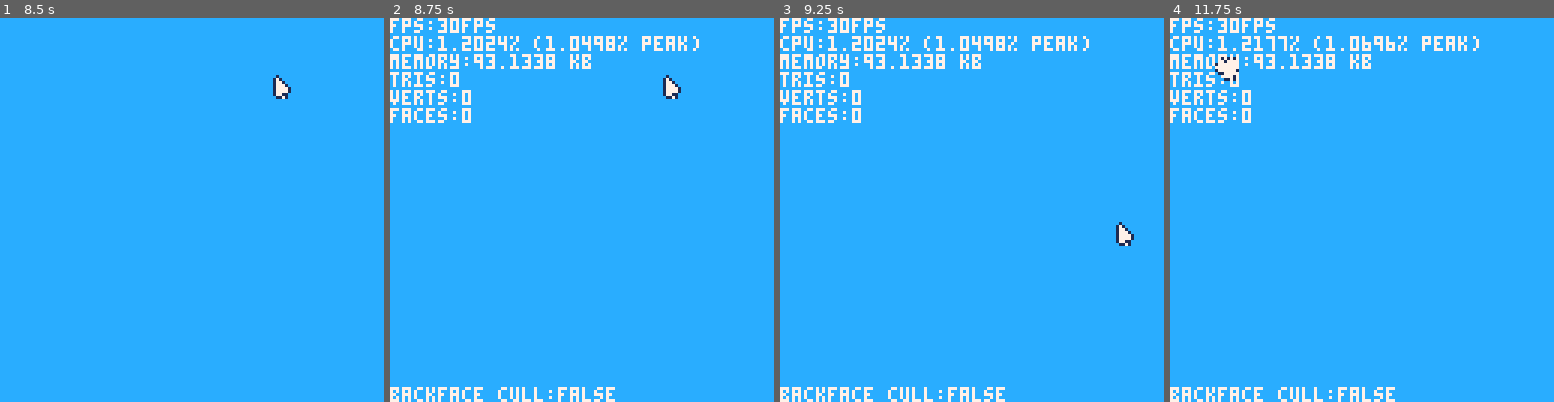
Above: before the commit, frames 1-4 (left to right).
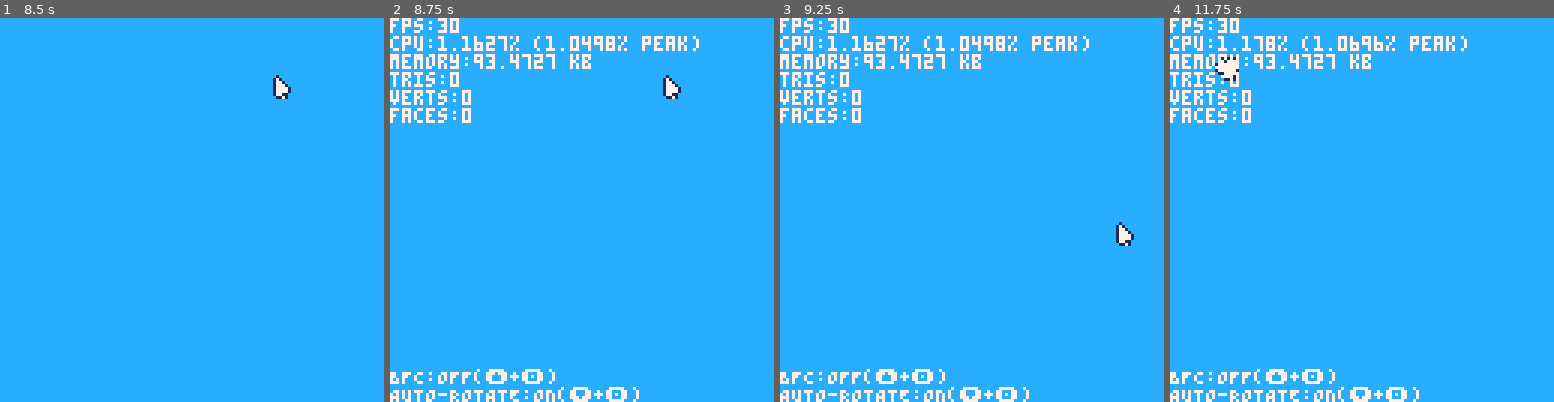
Above: after the commit, the same moments.

Repository: Woj-Rak/PICO-8-RENDERER
Game: PICO-8 cartridge renderer.p8
Two runs of this game, one before a commit and one after it. Both use one fixed random seed, a clock stepped at 60 frames per second and the inputs below.
Inputs (mouse positions are in pixels of both pictures, inside the frame that each line leads up to):
- Up to frame 1 (8.5 s): tap X (X key) at 0.33, 1.07, 1.85, 2.97, 4.08, 5.2, 6.32, 7.43 s; click (280, 121) at 0.67 s; tap O (Z key) at 0.7, 1.7, 2.1, 2.5, 2.9, 3.3, 3.7, 4.1, 4.5, 4.9, 5.3, 5.7, 6.1, 6.5, 6.9, 7.3, 7.7, 8.1 s; click (46, 267) at 1.22 s; hold Right 1.6-2.1 s; click (107, 114) at 1.77 s; hold Up 2.15-2.42 s; click (172, 259) at 2.32 s; hold Right 2.47-3.03 s; click (234, 106) at 2.87 s; hold Left 3.08-3.58 s; click (295, 256) at 3.42 s; hold Down 3.63-3.97 s; click (61, 102) at 3.97 s; hold Right 4.02-4.68 s; click (122, 248) at 4.52 s; hold Up 4.73-5.03 s; click (184, 94) at 5.07 s; hold Left 5.08-5.68 s; click (249, 244) at 5.62 s; hold Down 5.73-6.03 s; hold Right 6.08-6.58 s; click (311, 90) at 6.17 s; hold Right 6.63-7.13 s; click (76, 236) at 6.72 s; hold Up 7.18-7.45 s; click (138, 83) at 7.27 s; hold Right 7.5-8.07 s; click (199, 229) at 7.82 s; hold Left from 8.12 s (still down); click (264, 79) at 8.37 s
- Up to frame 2 (8.75 s): tap O (Z key) at 8.5 s; tap X (X key) at 8.55 s; release Left at 8.62 s; hold Down from 8.67 s (still down)
- Up to frame 3 (9.25 s): tap O (Z key) at 8.9 s; click (1106, 225) at 8.92 s; release Down at 9 s; hold Right from 9.05 s (still down)
- Up to frame 4 (11.75 s): tap O (Z key) every 0.4 s from 9.3 to 11.7 s; click (1258, 71) at 9.47 s; tap X (X key) at 9.67, 10.78 s; release Right at 9.72 s; hold Up 9.77-10.07 s; click (1323, 217) at 10.02 s; hold Left 10.12-10.72 s; click (1385, 64) at 10.57 s; hold Down 10.77-11.07 s; click (1450, 213) at 11.12 s; hold Right 11.12-11.62 s; click (1212, 60) at 11.67 s

Frame 1 is identical in both runs. In frame 2, 2.1% of the frame differs, in the area x 0-65%, y 0-100%; in frame 3, 2.1%; in frame 4, 2.8%, in the area x 0-81%, y 0-100%.

Commit message:
everyhting

Diff:
--- a/mesh.lua
+++ b/mesh.lua
@@ -103,13 +103,14 @@
         -- ignores texture and normal data right now
         if (line_type=="f") then
             local new_face = {}
-            cur_face = split(file_contents[i], " ")
+            local cur_face = split(file_contents[i], " ")
 
             for i=2,4 do
-                cur_point = split(cur_face[i], "/")
+                local cur_point = split(cur_face[i], "/")
                 add(new_face, cur_point[1])
             end
 
+            --printh(dump(new_face))
             add(new_mesh.faces, {a = new_face[1], b = new_face[2], c = new_face[3]})
         end
     end
--- a/renderer.p8
+++ b/renderer.p8
@@ -13,7 +13,9 @@
 #include matrix.lua
 
 -- TODO:
--- make it a one mesh at a time thing
+-- controls display when holding the "x" button
+    -- do it with an outlined font
+-- display name of the mesh?
 -- generate cool bg's if performance permits
 -- some sort of a lighting implementation
 -- look into filled triangle performance (it's extremely bad right now with the cube mesh)
--- a/utils.lua
+++ b/utils.lua
@@ -16,7 +16,7 @@
 
 function print_sys_info()
    if ((stat(1)*100) > peak_cpu_useage) peak_cpu_useage = (stat(1)*100)
-   print("fps:"..stat(7).."fps")
+   print("fps:"..stat(7))
    print("cpu:"..(stat(1)*100).."% ("..peak_cpu_useage.."% peak)")
    print("memory:"..stat(0).." kb")
 end
@@ -33,5 +33,6 @@
    print("tris:"..#triangles_to_render)
    print("verts:"..vert_count)
    print("faces:"..face_count)
-   print("backface cull:"..(backface_culling and 'true' or 'false'), 0, 123)
+   print("BFC:"..(backface_culling and 'ON' or 'OFF').."(⬆️+🅾️)", 0, 117)
+   print("AUTO-ROTATE:"..(auto_rotate and 'ON' or 'OFF').."(⬇️+🅾️)", 0, 123)
 end
